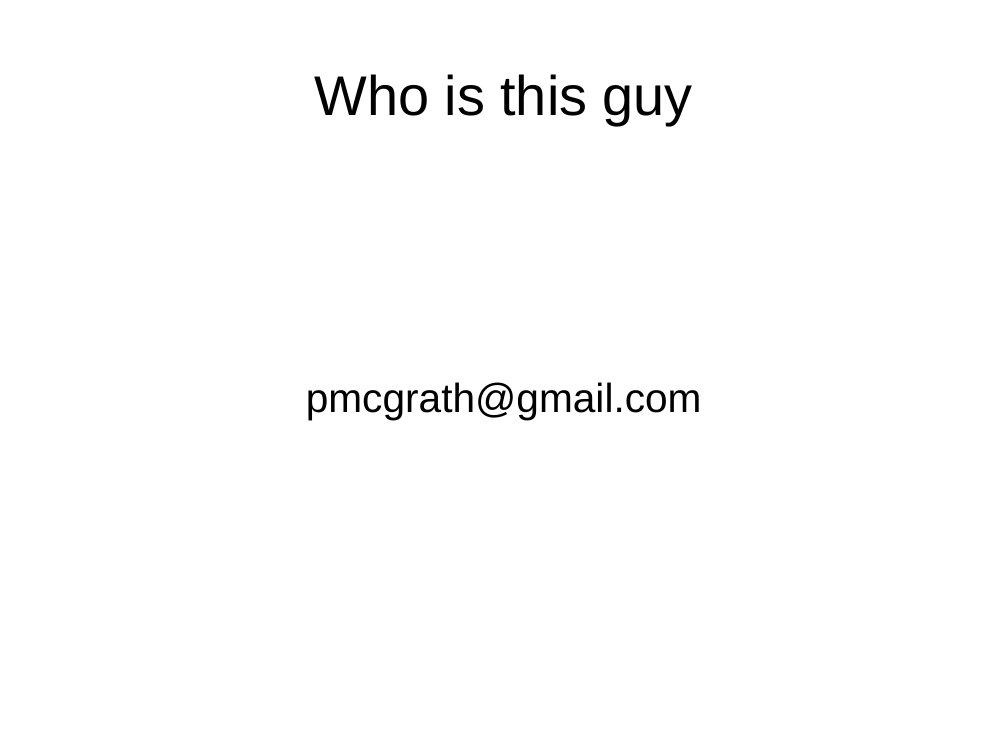
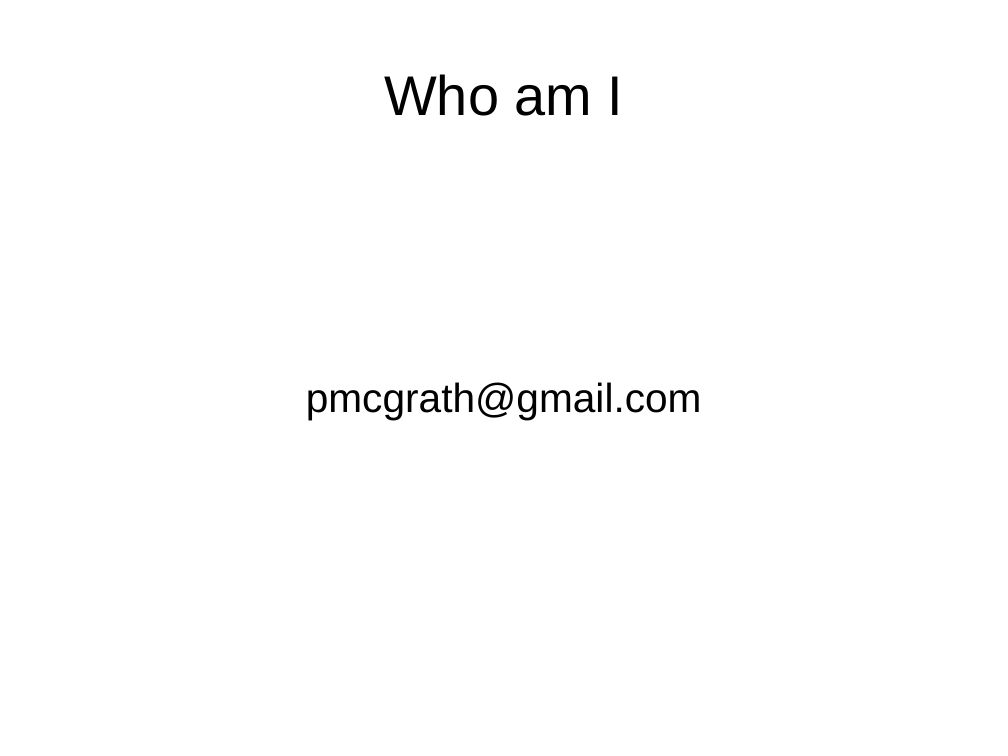
Before and after one commit to pmcgrath/presentations, a slide deck: slide 1 of corkaltnet_docker_20141118/corkaltnet_docker_20141118.pptx. Drawn at 1008x756 pixels with LibreOffice and Linux fonts; fonts in the diff are those of the drawing. Boxes give left, top, right and bottom in pixels: in the first picture for what was removed or moved away, otherwise in the second. Text is boxed around its words. In the diff, an @@ line names an element or a change of style, - is before the commit and + after.

```diff
--- a/corkaltnet_docker_20141118/corkaltnet_docker_20141118.pptx
+++ b/corkaltnet_docker_20141118/corkaltnet_docker_20141118.pptx
@@ text at bbox=[384, 74, 623, 116]: text changed @@
-Who is this guy
+Who am I
```
Also in this commit, not shown: 10 other slides changed, 11 other files.
